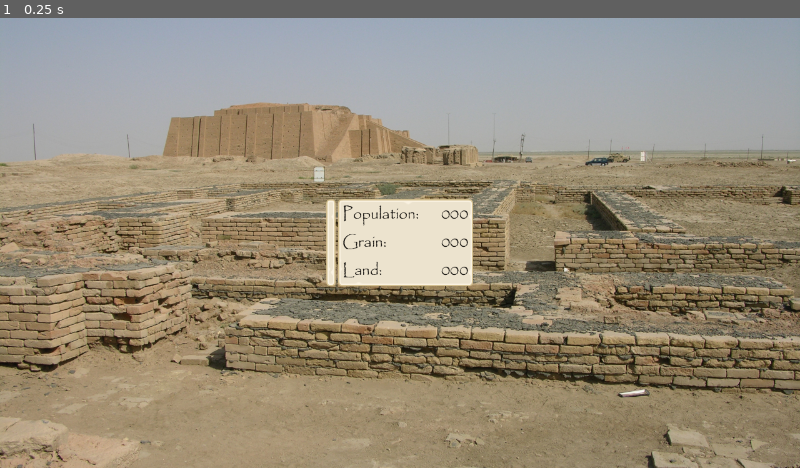
Above: before the commit, frame 1.
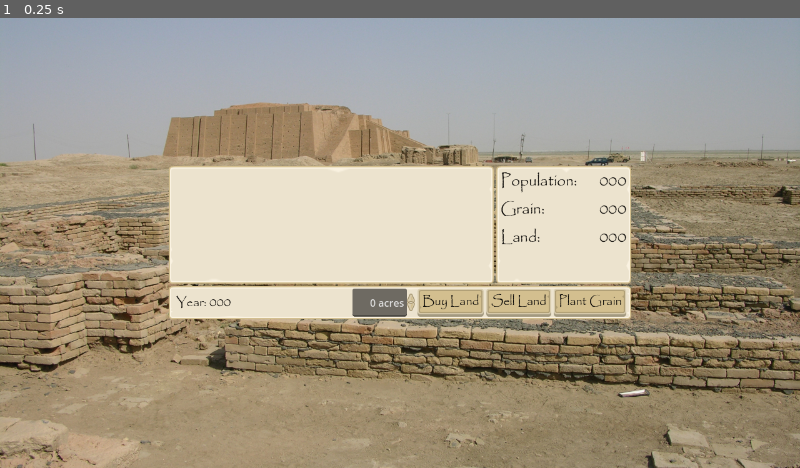
Above: after the commit, the same moment.

Repository: skarstensen/hammurabi
Game: Godot game, scene res://scenes/ui/game.tscn
Same seed, same stepped clock (60 frames per second), same inputs: the game is played once before the commit and once after it.
Inputs:
- Up to frame 1 (0.25 s): no input

The runs differ from the first frame. In frame 1, 16% of the frame differs, in the area x 21-79%, y 32-67%.

Commit message:
UI creation

Diff:
--- a/primary_theme.tres
+++ b/primary_theme.tres
@@ -39,6 +39,36 @@
 texture_margin_right = 8.0
 texture_margin_bottom = 4.0
 
+[sub_resource type="StyleBoxFlat" id="StyleBoxFlat_85qmn"]
+bg_color = Color(0.827451, 0.74902, 0.560784, 1)
+corner_radius_top_left = 5
+corner_radius_top_right = 5
+corner_radius_bottom_right = 5
+corner_radius_bottom_left = 5
+
+[sub_resource type="StyleBoxFlat" id="StyleBoxFlat_fg8uu"]
+bg_color = Color(0.901015, 0.843739, 0.706851, 1)
+corner_radius_top_left = 5
+corner_radius_top_right = 5
+corner_radius_bottom_right = 5
+corner_radius_bottom_left = 5
+
+[sub_resource type="StyleBoxFlat" id="StyleBoxFlat_07a20"]
+bg_color = Color(0.684326, 0.601408, 0.400392, 1)
+corner_radius_top_left = 5
+corner_radius_top_right = 5
+corner_radius_bottom_right = 5
+corner_radius_bottom_left = 5
+
+[sub_resource type="StyleBoxFlat" id="StyleBoxFlat_m5dbs"]
+content_margin_left = 10.0
+bg_color = Color(0.580392, 0.427451, 0.207843, 1)
+border_color = Color(0.580303, 0.426332, 0.20768, 1)
+corner_radius_top_left = 5
+corner_radius_top_right = 5
+corner_radius_bottom_right = 5
+corner_radius_bottom_left = 5
+
 [resource]
 Button/colors/font_color = Color(0, 0, 0, 1)
 Button/colors/font_focus_color = Color(0, 0, 0, 1)
@@ -53,3 +83,7 @@
 Label/colors/font_color = Color(0.0588235, 0.0509804, 0.0392157, 1)
 Label/fonts/font = ExtResource("1_2g6qu")
 PanelContainer/styles/panel = SubResource("StyleBoxTexture_d33is")
+VScrollBar/styles/grabber = SubResource("StyleBoxFlat_85qmn")
+VScrollBar/styles/grabber_highlight = SubResource("StyleBoxFlat_fg8uu")
+VScrollBar/styles/grabber_pressed = SubResource("StyleBoxFlat_07a20")
+VScrollBar/styles/scroll = SubResource("StyleBoxFlat_m5dbs")
--- a/scenes/ui/game.tscn
+++ b/scenes/ui/game.tscn
@@ -1,12 +1,19 @@
-[gd_scene load_steps=5 format=3 uid="uid://cv0j7rb58oq5d"]
+[gd_scene load_steps=7 format=3 uid="uid://cv0j7rb58oq5d"]
 
 [ext_resource type="Texture2D" uid="uid://b62yqbjhso76d" path="res://gfx/ruins-of-ur-347.jpg" id="1_6q1ev"]
 [ext_resource type="Script" path="res://scripts/game.gd" id="1_lirti"]
 [ext_resource type="Theme" uid="uid://btn0fpp53vl7w" path="res://primary_theme.tres" id="2_a6l84"]
 [ext_resource type="PackedScene" uid="uid://w7ls8sn1xxit" path="res://scenes/ui/menu_system.tscn" id="2_wfs1l"]
+[ext_resource type="Texture2D" uid="uid://dhbqydf850vtt" path="res://gfx/arrowBeige_updown.png" id="4_a6kq1"]
+[ext_resource type="FontFile" uid="uid://b8unsx4awokls" path="res://PAPYRUS.TTF" id="4_xgwig"]
 
-[node name="Game" type="Node"]
+[node name="Game" type="Node" node_paths=PackedStringArray("messageBox", "populationLabel", "grainLabel", "acresLabel", "acresSpinbox")]
 script = ExtResource("1_lirti")
+messageBox = NodePath("Main UI/CenterContainer/VBoxContainer/HBoxContainer/Main Window/MarginContainer/MessageBox")
+populationLabel = NodePath("Main UI/CenterContainer/VBoxContainer/HBoxContainer/Stats/GridContainer/Population Value")
+grainLabel = NodePath("Main UI/CenterContainer/VBoxContainer/HBoxContainer/Stats/GridContainer/Grain Value Label")
+acresLabel = NodePath("Main UI/CenterContainer/VBoxContainer/HBoxContainer/Stats/GridContainer/Land Value Label")
+acresSpinbox = NodePath("Main UI/CenterContainer/VBoxContainer/Controls/MarginContainer/HBoxContainer/Acre Spinbox")
 
 [node name="Main UI" type="Control" parent="."]
 layout_mode = 3
@@ -41,7 +48,27 @@
 layout_mode = 2
 
 [node name="Main Window" type="PanelContainer" parent="Main UI/CenterContainer/VBoxContainer/HBoxContainer"]
+custom_minimum_size = Vector2(500, 0)
 layout_mode = 2
+
+[node name="MarginContainer" type="MarginContainer" parent="Main UI/CenterContainer/VBoxContainer/HBoxContainer/Main Window"]
+layout_mode = 2
+theme_override_constants/margin_left = 15
+theme_override_constants/margin_top = 15
+theme_override_constants/margin_right = 15
+theme_override_constants/margin_bottom = 15
+
+[node name="MessageBox" type="RichTextLabel" parent="Main UI/CenterContainer/VBoxContainer/HBoxContainer/Main Window/MarginContainer"]
+custom_minimum_size = Vector2(475, 150)
+layout_mode = 2
+theme = ExtResource("2_a6l84")
+theme_override_colors/default_color = Color(0.22, 0.14432, 0.0308, 1)
+theme_override_fonts/normal_font = ExtResource("4_xgwig")
+theme_override_font_sizes/normal_font_size = 16
+bbcode_enabled = true
+scroll_following = true
+autowrap_mode = 2
+drag_and_drop_selection_enabled = false
 
 [node name="Stats" type="PanelContainer" parent="Main UI/CenterContainer/VBoxContainer/HBoxContainer"]
 layout_mode = 2
@@ -84,5 +111,54 @@
 text = "000"
 horizontal_alignment = 2
 
+[node name="Controls" type="PanelContainer" parent="Main UI/CenterContainer/VBoxContainer"]
+layout_mode = 2
+
+[node name="MarginContainer" type="MarginContainer" parent="Main UI/CenterContainer/VBoxContainer/Controls"]
+layout_mode = 2
+theme_override_constants/margin_left = 5
+
+[node name="HBoxContainer" type="HBoxContainer" parent="Main UI/CenterContainer/VBoxContainer/Controls/MarginContainer"]
+layout_mode = 2
+
+[node name="Year Label" type="Label" parent="Main UI/CenterContainer/VBoxContainer/Controls/MarginContainer/HBoxContainer"]
+layout_mode = 2
+theme_override_font_sizes/font_size = 20
+text = "Year:"
+
+[node name="Year Value Label" type="Label" parent="Main UI/CenterContainer/VBoxContainer/Controls/MarginContainer/HBoxContainer"]
+custom_minimum_size = Vector2(30, 0)
+layout_mode = 2
+theme_override_font_sizes/font_size = 20
+text = "000"
+horizontal_alignment = 2
+
+[node name="MarginContainer" type="MarginContainer" parent="Main UI/CenterContainer/VBoxContainer/Controls/MarginContainer/HBoxContainer"]
+layout_mode = 2
+size_flags_horizontal = 3
+
+[node name="Acre Spinbox" type="SpinBox" parent="Main UI/CenterContainer/VBoxContainer/Controls/MarginContainer/HBoxContainer"]
+custom_minimum_size = Vector2(100, 0)
+layout_mode = 2
+theme_override_icons/updown = ExtResource("4_a6kq1")
+rounded = true
+alignment = 2
+suffix = "acres"
+custom_arrow_step = 1.0
+
+[node name="Buy Button" type="Button" parent="Main UI/CenterContainer/VBoxContainer/Controls/MarginContainer/HBoxContainer"]
+layout_mode = 2
+text = "Buy Land"
+
+[node name="Sell Button" type="Button" parent="Main UI/CenterContainer/VBoxContainer/Controls/MarginContainer/HBoxContainer"]
+layout_mode = 2
+text = "Sell Land"
+
+[node name="Plant Button" type="Button" parent="Main UI/CenterContainer/VBoxContainer/Controls/MarginContainer/HBoxContainer"]
+layout_mode = 2
+text = "Plant Grain"
+
 [node name="Menu System" parent="." instance=ExtResource("2_wfs1l")]
 visible = false
+
+[connection signal="START_GAME" from="Menu System" to="." method="_on_menu_system_start_game"]
--- a/scenes/ui/menu_system.tscn
+++ b/scenes/ui/menu_system.tscn
@@ -64,10 +64,10 @@
 theme = ExtResource("2_14gwj")
 text = "Reign for Ten Years"
 
-[node name="Endless Mode Button" type="Button" parent="Title Screen/MarginContainer/VBoxContainer/MarginContainer/Buttons"]
+[node name="Lifetime Mode Button" type="Button" parent="Title Screen/MarginContainer/VBoxContainer/MarginContainer/Buttons"]
 layout_mode = 2
 theme = ExtResource("2_14gwj")
-text = "Endless Mode"
+text = "Reign for Life"
 
 [node name="Credits Button" type="Button" parent="Title Screen/MarginContainer/VBoxContainer/MarginContainer/Buttons"]
 layout_mode = 2
@@ -121,5 +121,7 @@
 layout_mode = 2
 text = "OK"
 
+[connection signal="pressed" from="Title Screen/MarginContainer/VBoxContainer/MarginContainer/Buttons/Ten Year Mode Button" to="." method="_on_ten_year_mode_button_pressed"]
+[connection signal="pressed" from="Title Screen/MarginContainer/VBoxContainer/MarginContainer/Buttons/Lifetime Mode Button" to="." method="_on_lifetime_mode_button_pressed"]
 [connection signal="pressed" from="Title Screen/MarginContainer/VBoxContainer/MarginContainer/Buttons/Credits Button" to="." method="_on_credits_button_pressed"]
 [connection signal="pressed" from="About Dialog/PanelContainer/MarginContainer/VBoxContainer/OK Button" to="." method="_on_about_ok_button_pressed"]
--- a/scripts/game.gd
+++ b/scripts/game.gd
@@ -1,3 +1,25 @@
 extends Node
 
 class_name Game
+
+@export var messageBox:RichTextLabel
+
+@export var populationLabel:Label
+@export var grainLabel:Label
+@export var acresLabel:Label
+
+@export var acresSpinbox:SpinBox
+
+var population:int
+var grain:int
+var land:int
+
+var reignLength:int
+
+func startGame():
+	pass
+
+
+func _on_menu_system_start_game(reign):
+	reignLength = reign
+	startGame()
--- a/scripts/ui/menu_system.gd
+++ b/scripts/ui/menu_system.gd
@@ -1,6 +1,8 @@
 extends Control
 
 class_name MenuSystem
+
+signal START_GAME(reign:int)
 
 @export var aboutDialog:Control
 @export var titleMenu:Control
@@ -15,3 +17,11 @@
 
 func _on_credits_button_pressed():
 	aboutDialog.show()
+
+
+func _on_ten_year_mode_button_pressed():
+	START_GAME.emit(10)
+
+
+func _on_lifetime_mode_button_pressed():
+	START_GAME.emit(randi_range(60, 80))
Binary file added: gfx/arrowBeige_updown.png
Not shown, added: gfx/arrowBeige_updown.png.import
Not shown: 1 places in primary_theme.tres that only renumber resources
